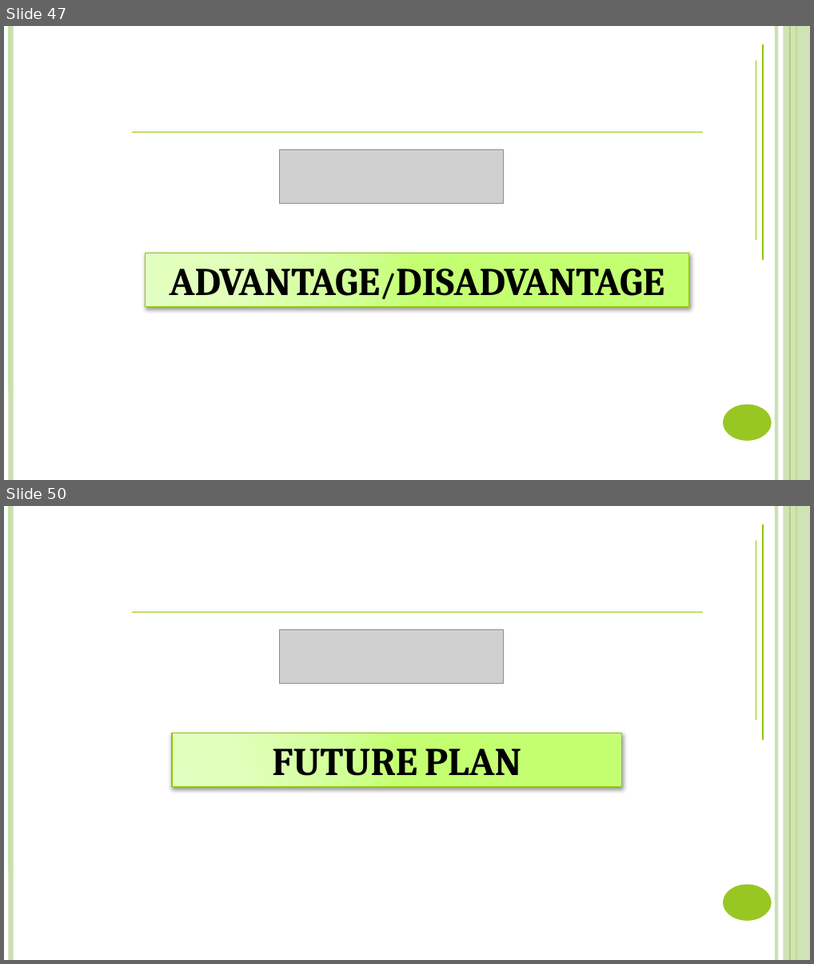
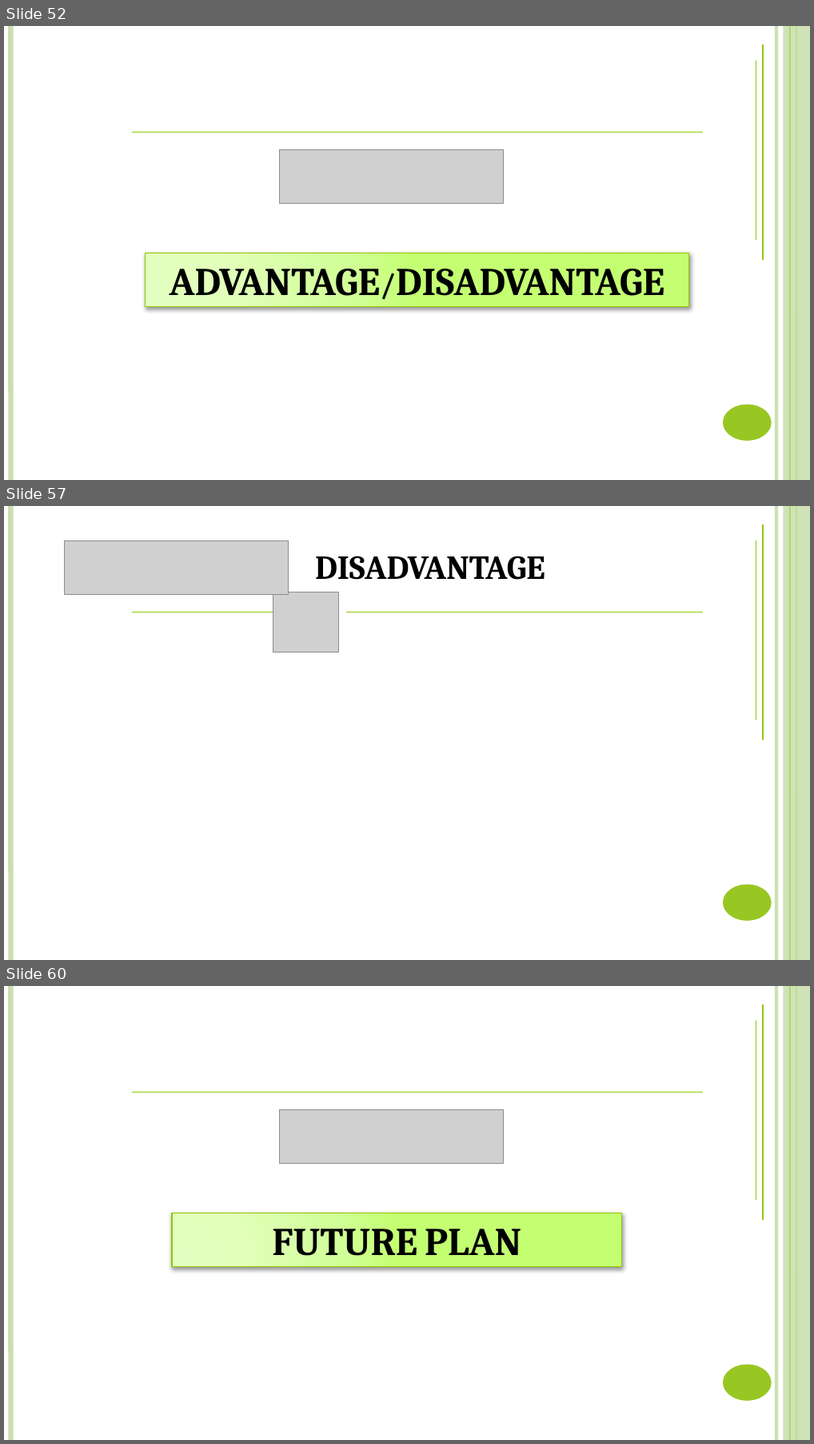
Before and after one commit to DanhLT2/Slide-Unistar, a slide deck: Slide-UniStar/UniStar.pptx. Shown one above the other, each under a label of ours: slides 47 and 50 before the commit, slides 52, 57 and 60 after it; the slides between them are not shown. The pictures are 814x964 and 814x1444 pixels, drawn with LibreOffice and Linux fonts; fonts in the diff are those of the drawing; grey boxes stand for pictures. Boxes give left, top, right and bottom in pixels: in the first picture for what was removed or moved away, otherwise in the second. Text is boxed around its words. In the diff, an @@ line names an element or a change of style, - is before the commit and + after.

```diff
--- a/Slide-UniStar/UniStar.pptx
+++ b/Slide-UniStar/UniStar.pptx
@@ slide 57 added at (4,506,810,960), background #FFFFFF; not listed: 6 template elements that a slide beside it also shows @@
@@ line added from (764, 740) to (764, 524), #8FC800 1 pt @@
@@ picture added at (65,540,289,595) @@
@@ line added from (756, 720) to (756, 540), #8FC800 1 pt @@
@@ text added at (315,556,546,580), 30 pt, text #000000, bold, small capitals @@
+DISADVANTAGE
@@ picture added at (274,592,338,652) @@
@@ line added from (131, 612) to (273, 612), #8FC800 1 pt @@
@@ line added from (346, 612) to (703, 612), #8FC800 1 pt @@
@@ what was slide 47 is now slide 52 @@
@@ what was slide 50 is now slide 60 @@
```
Also in this commit, not shown: 6 slides changed, 25 other slides added, 15 slides removed.
